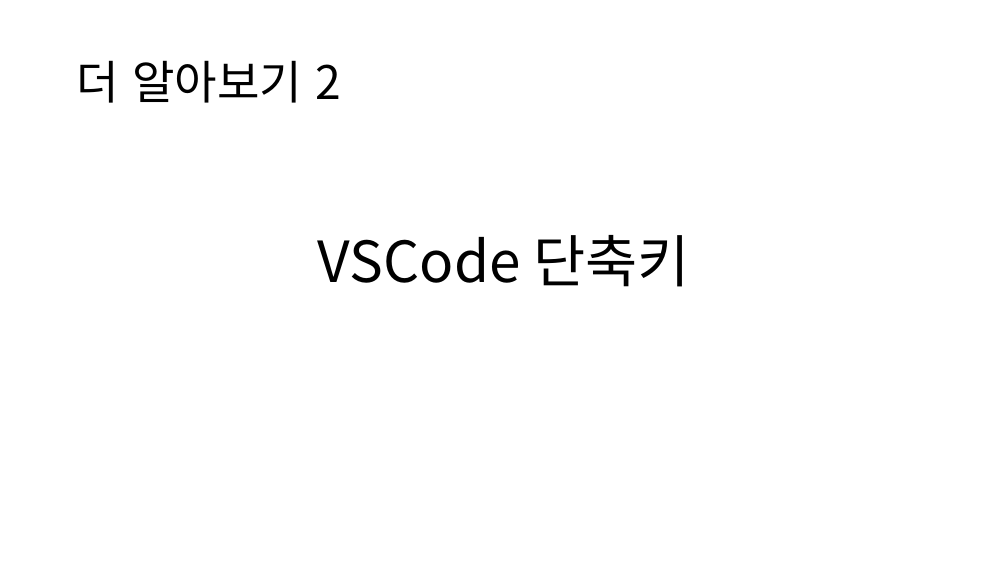
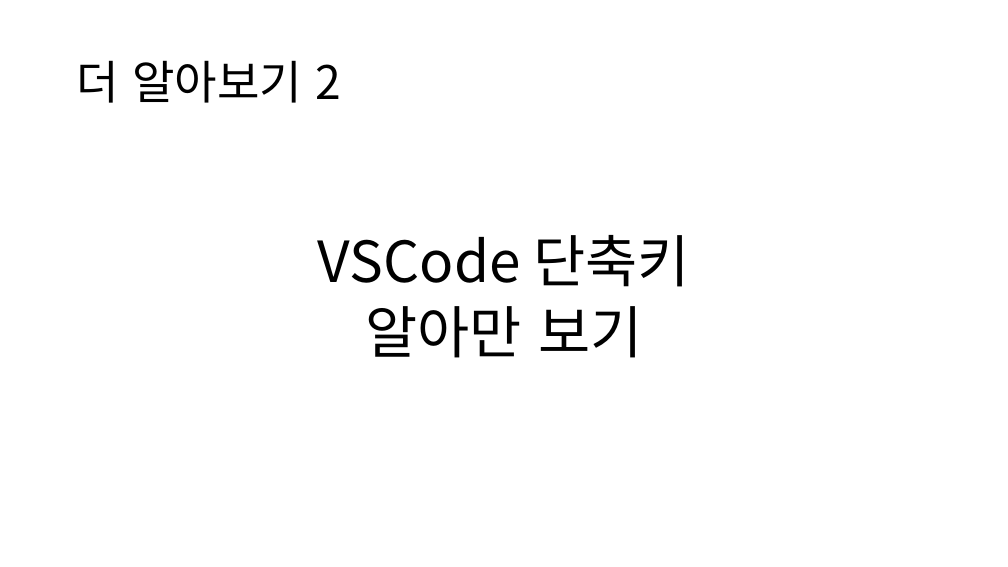
Before and after one commit to ctrl-z-won/Dev-Log, a slide deck: slide 27 of react/ctrlz2-0320.pptx (slide 28 before the commit). Drawn at 1008x567 pixels with LibreOffice and Linux fonts; fonts in the diff are those of the drawing. Boxes give left, top, right and bottom in pixels: in the first picture for what was removed or moved away, otherwise in the second. Text is boxed around its words. In the diff, an @@ line names an element or a change of style, - is before the commit and + after.

```diff
--- a/react/ctrlz2-0320.pptx
+++ b/react/ctrlz2-0320.pptx
@@ text at bbox=[366, 306, 642, 358]: paragraph added @@
+알아만 보기
```
Also in this commit, not shown: 5 other slides changed, 1 slide removed, 9 other files.
